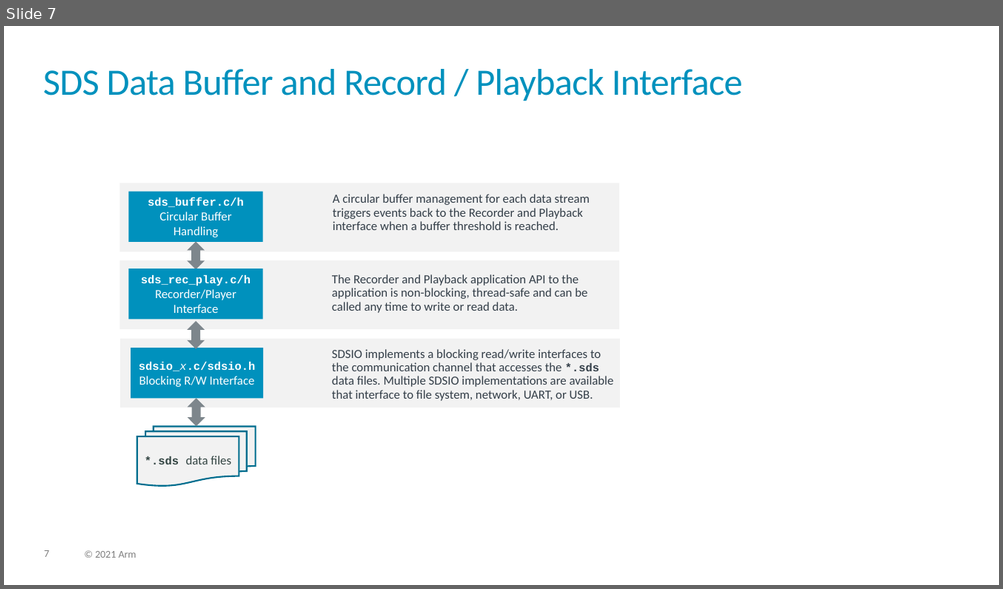
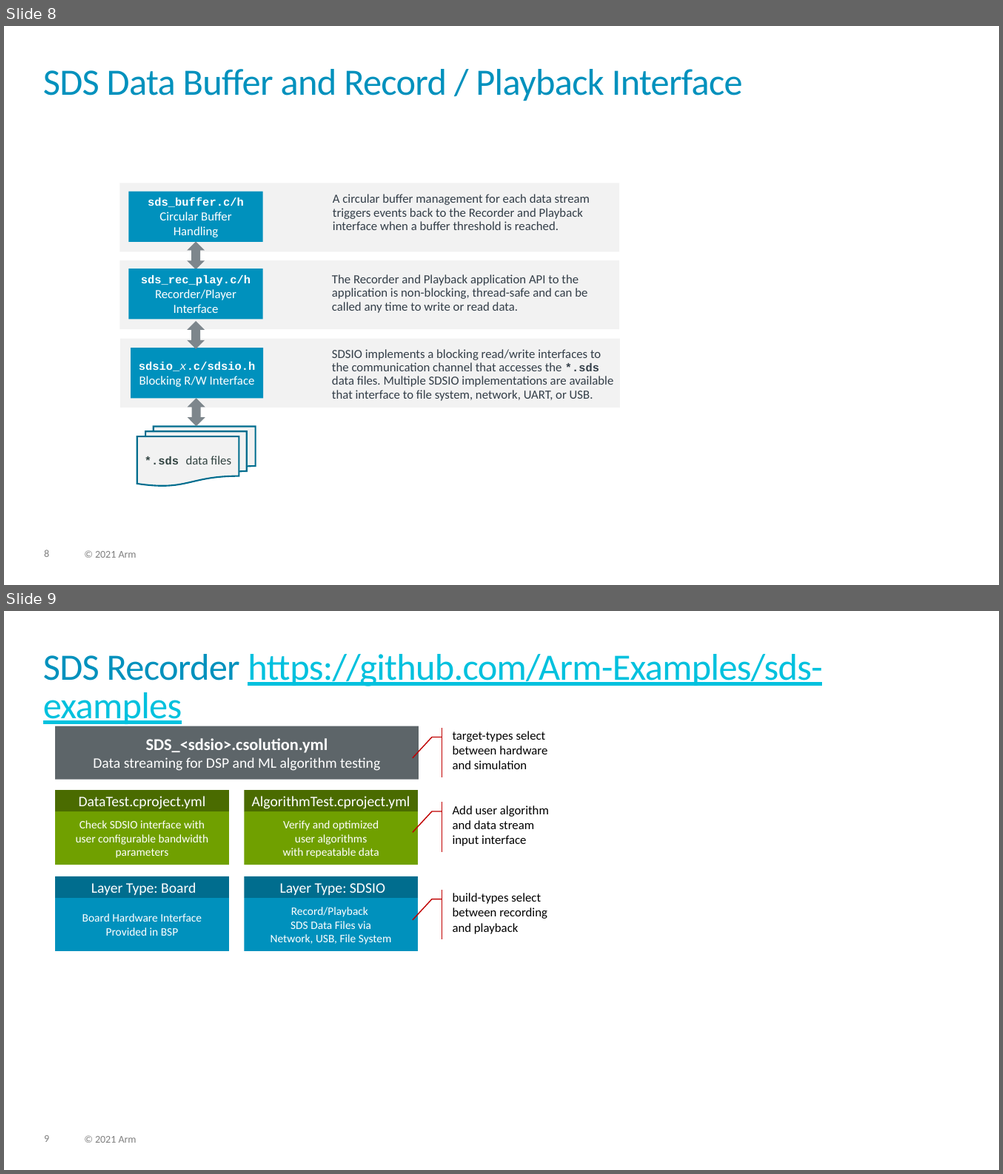
Before and after one commit to ARM-software/SDS-Framework, a slide deck: documentation/images/overview.pptx. Shown one above the other, each under a label of ours: slide 7 before the commit, slides 8 and 9 after it. The pictures are 1003x589 and 1003x1174 pixels, drawn with LibreOffice and Linux fonts; fonts in the diff are those of the drawing. Boxes give left, top, right and bottom in pixels: in the first picture for what was removed or moved away, otherwise in the second. Text is boxed around its words. In the diff, an @@ line names an element or a change of style, - is before the commit and + after.

Commit message:
Reworked Template Example documentation

```diff
--- a/documentation/images/overview.pptx
+++ b/documentation/images/overview.pptx
@@ slide 9 added at <box>4,611,999,1170</box>, background #FFFFFF; not listed: 2 template elements that a slide beside it also shows @@
@@ title added at <box>43,654,822,726</box>, 36 pt, text #00C1DE, underline @@
+SDS Recorder https://github.com/Arm-Examples/sds-examples
@@ rectangle added at <box>56,726,419,779</box>, fill #5D6569, 14 pt, text #FFFFFF @@
+SDS_<sdsio>.csolution.yml
+Data streaming for DSP and ML algorithm testing
@@ accent callout added at <box>452,728,575,778</box>, outline #C00000 1 pt, 12 pt, text #000000 @@
+target-types select between hardware
+and simulation
@@ rectangle added at <box>56,790,229,812</box>, fill #4A6B00, 14 pt, text #FFFFFF @@
+DataTest.cproject.yml
@@ rectangle added at <box>244,790,418,812</box>, fill #4A6B00, 14 pt, text #FFFFFF @@
+AlgorithmTest.cproject.yml
@@ accent callout added at <box>452,802,575,852</box>, outline #C00000 1 pt, 12 pt, text #000000 @@
+Add user algorithm
+and data stream
+input interface
@@ rectangle added at <box>56,812,229,865</box>, fill #70A000, 11 pt, text #FFFFFF @@
+Check SDSIO interface with
+user configurable bandwidth parameters
@@ rectangle added at <box>244,812,418,865</box>, fill #70A000, 11 pt, text #FFFFFF @@
+Verify and optimized
+user algorithms
+with repeatable data
@@ rectangle added at <box>56,877,229,898</box>, fill #006D8E, 14 pt, text #FFFFFF @@
+Layer Type: Board
@@ rectangle added at <box>244,877,418,898</box>, fill #006D8E, 14 pt, text #FFFFFF @@
+Layer Type: SDSIO
@@ rectangle added at <box>56,898,229,951</box>, fill #0091BD, 11 pt, text #FFFFFF @@
+Board Hardware Interface
+Provided in BSP
@@ rectangle added at <box>244,898,418,951</box>, fill #0091BD, 11 pt, text #FFFFFF @@
+Record/Playback
+SDS Data Files via
+Network, USB, File System
@@ accent callout added at <box>452,890,575,940</box>, outline #C00000 1 pt, 12 pt, text #000000 @@
+build-types select between recording
+and playback
@@ what was slide 7 is now slide 8 @@
@@ page number at <box>44,550,49,557</box>: text changed @@
-7
+8
```
Also in this commit, not shown: 2 other slides added, 1 slide removed, 7 other files.
